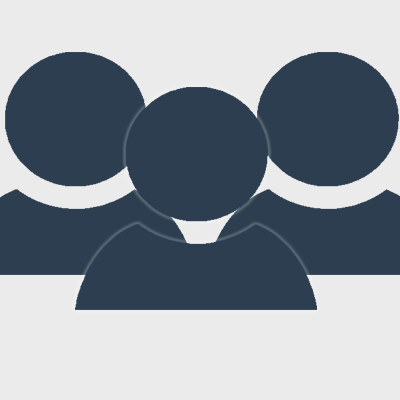
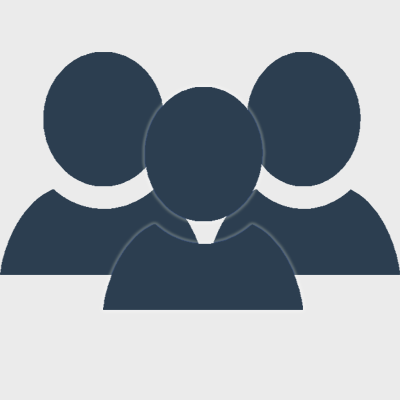
Layer changes from the first w=400, h=400 image to the second:
painted on "Layer 1" over [75, 87, 317, 310]
painted on "Layer 2" over [0, 52, 206, 275]
painted on "Layer 3" over [206, 52, 400, 275]
